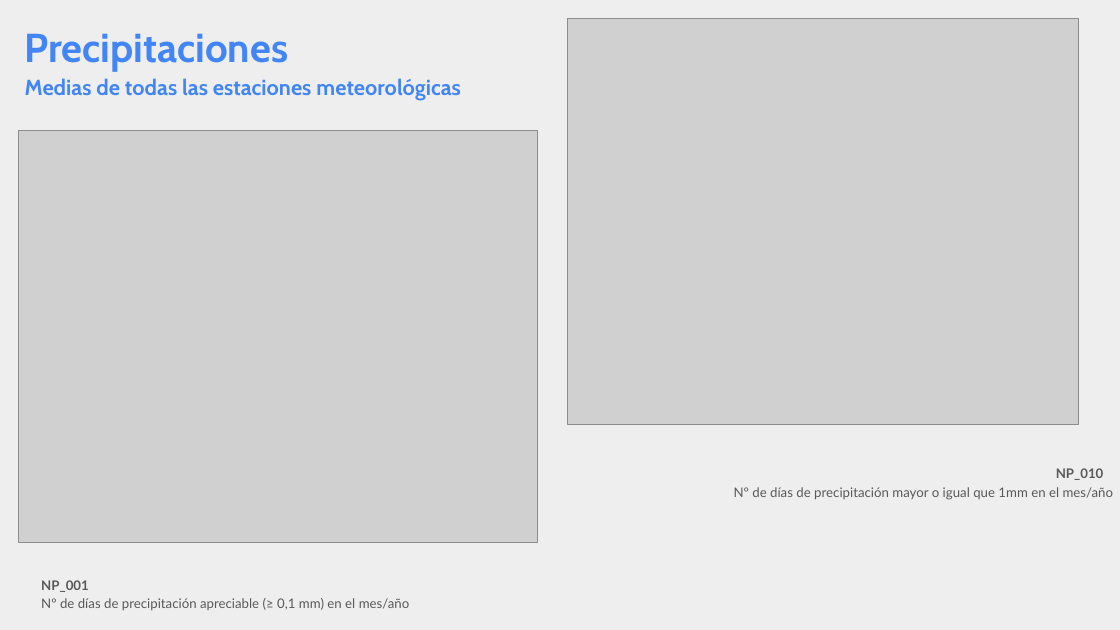
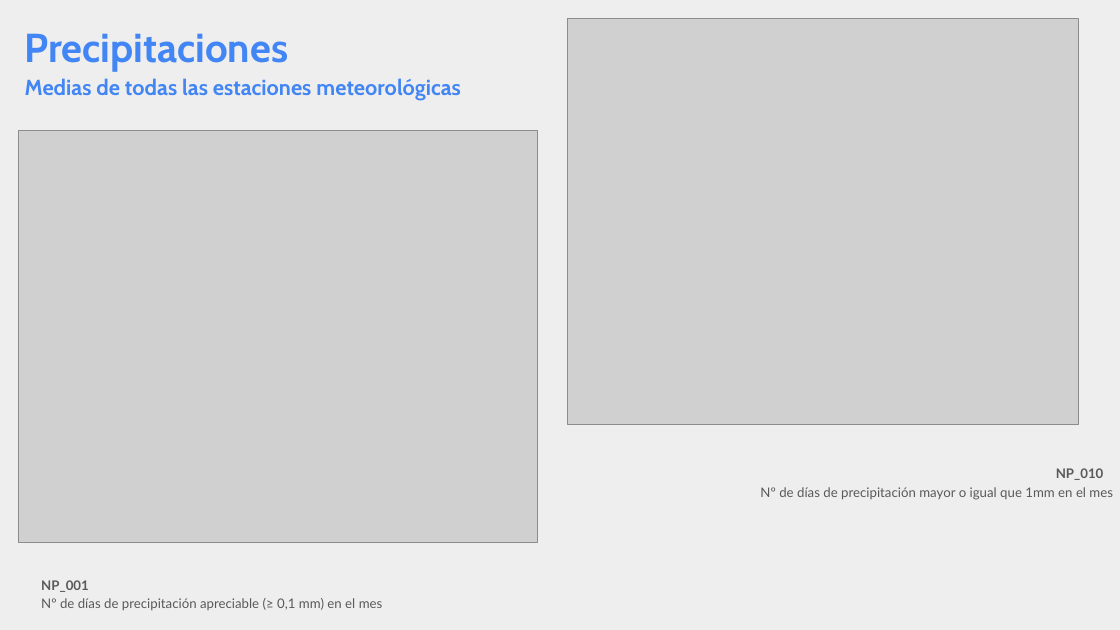
Before and after one commit to pasinatosilvia/Mi_primer_EDA, a slide deck: slide 8 of EDA_presentacion.pptx. Drawn at 1120x630 pixels with LibreOffice and Linux fonts; fonts in the diff are those of the drawing; grey boxes stand for pictures. Boxes give left, top, right and bottom in pixels: in the first picture for what was removed or moved away, otherwise in the second. Text is boxed around its words. In the diff, an @@ line names an element or a change of style, - is before the commit and + after.

```diff
--- a/EDA_presentacion.pptx
+++ b/EDA_presentacion.pptx
@@ title at (760,487,1113,500): text changed @@
-Nº de días de precipitación mayor o igual que 1mm en el mes/año
+Nº de días de precipitación mayor o igual que 1mm en el mes
@@ title at (41,598,383,610): text changed @@
-Nº de días de precipitación apreciable (≥ 0,1 mm) en el mes/año
+Nº de días de precipitación apreciable (≥ 0,1 mm) en el mes
```
Also in this commit, not shown: 12 other slides changed, 2 other files.
